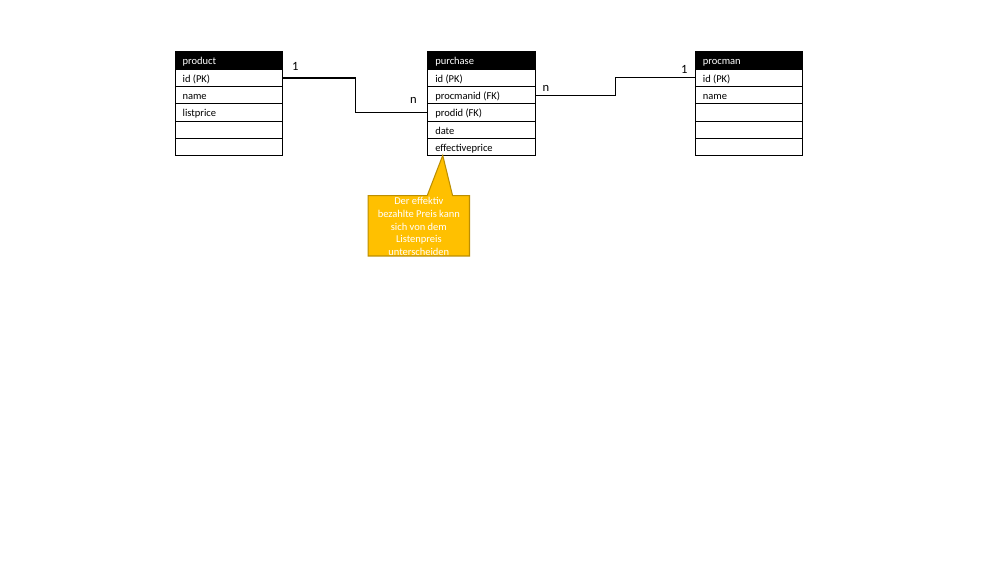
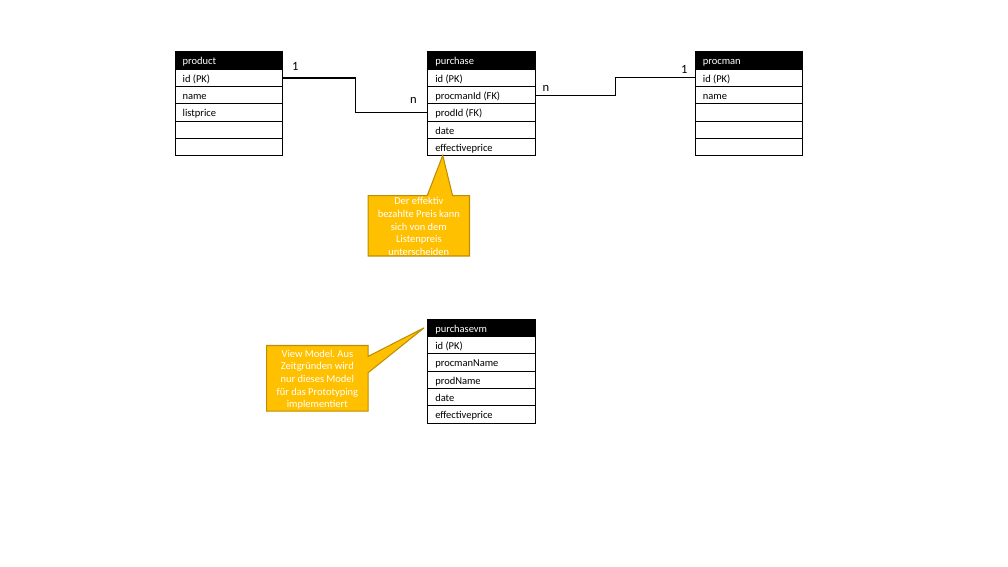
Before and after one commit to Florian81/application-se-exercise, a slide deck: slide 1 of doc/Visuals.pptx. Drawn at 1008x567 pixels with LibreOffice and Linux fonts; fonts in the diff are those of the drawing. Boxes give left, top, right and bottom in pixels: in the first picture for what was removed or moved away, otherwise in the second. Text is boxed around its words. In the diff, an @@ line names an element or a change of style, - is before the commit and + after.

Commit message:
added purchase model in frontend and backend.

```diff
--- a/doc/Visuals.pptx
+++ b/doc/Visuals.pptx
@@ text in rectangle at (435,91,501,101): text changed @@
-procmanid (FK)
+procmanId (FK)
@@ text in rectangle at (435,108,483,118): text changed @@
-prodid (FK)
+prodId (FK)
@@ speech box added at (267,346,368,411), fill #FFC000, outline #BD8E00 1 pt, 10 pt, text #FFFFFF @@
+View Model. Aus Zeitgründen wird nur dieses Model für das Prototyping implementiert
@@ group added at (428,319,535,423): 6 rectangles @@
+purchasevm
+id (PK)
+procmanName
+prodName
+date
+effectiveprice
```
Also in this commit, not shown: 17 other files.
